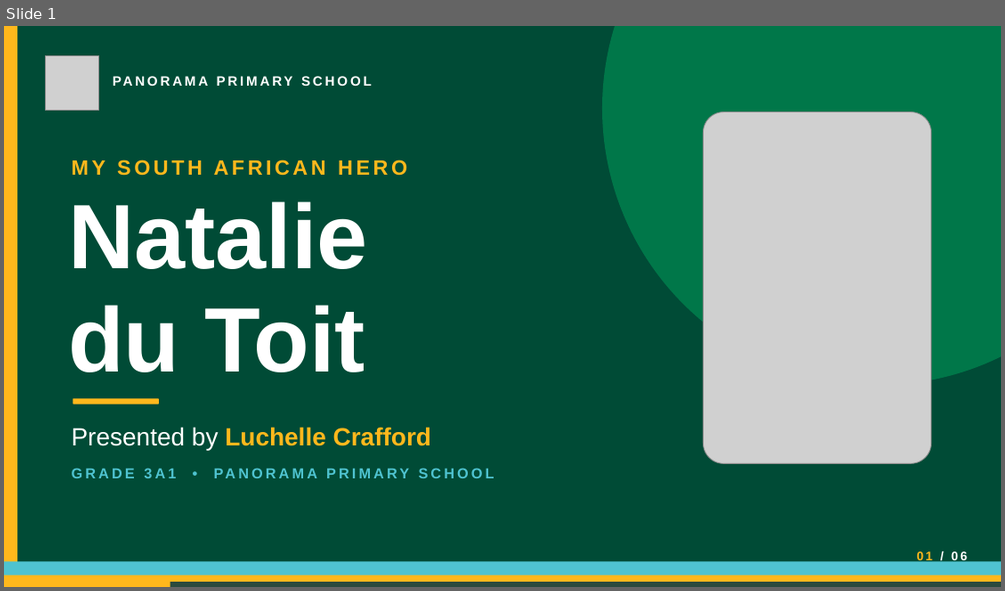
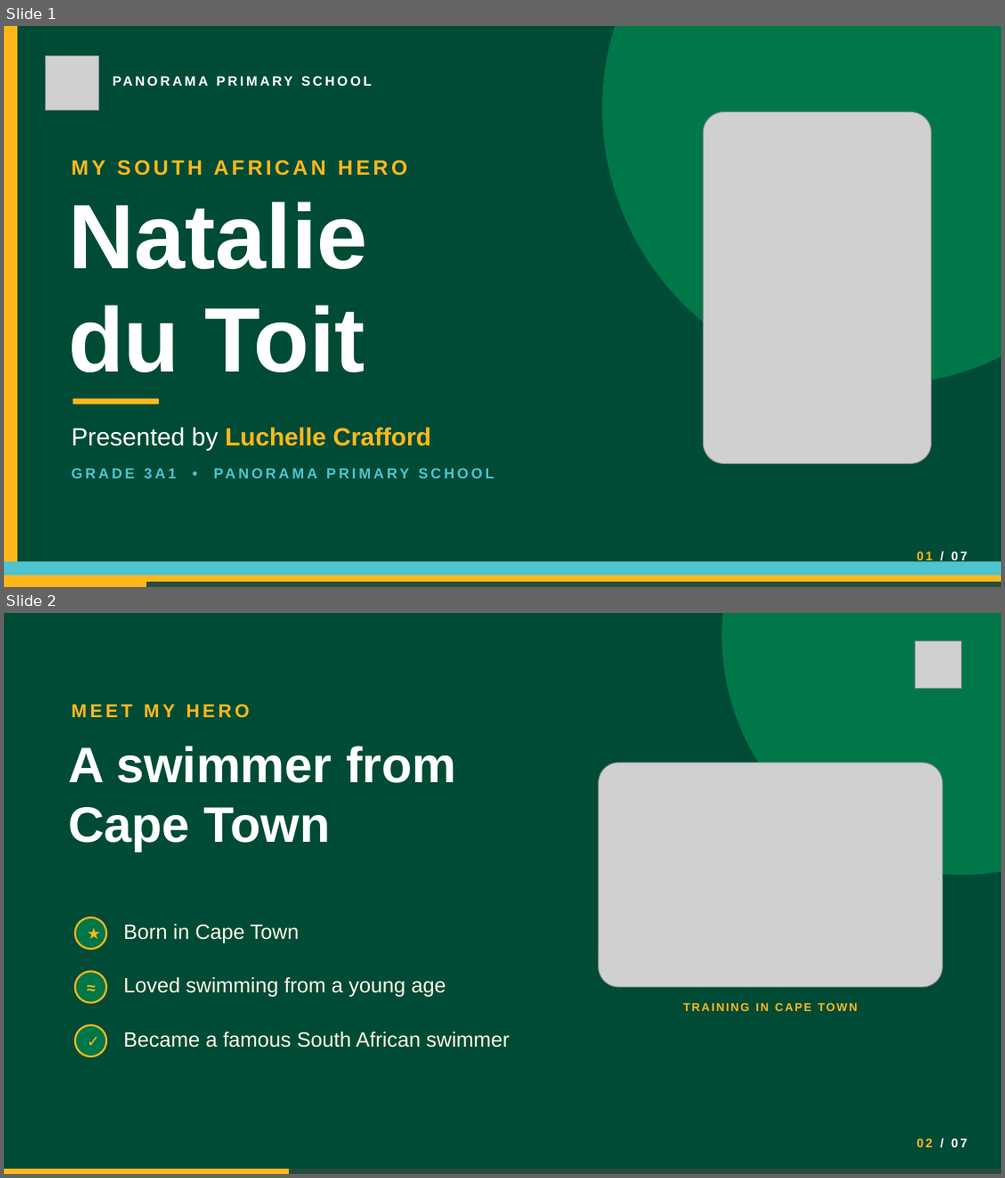
Before and after one commit to Mumoxa/Luchelle, a slide deck: downloads/Luchelle_Crafford_My_South_African_Hero.pptx. Shown one above the other, each under a label of ours: slide 1 before the commit, slides 1 and 2 after it. The pictures are 1005x591 and 1005x1178 pixels, drawn with LibreOffice and Linux fonts; fonts in the diff are those of the drawing; grey boxes stand for pictures. Boxes give left, top, right and bottom in pixels: in the first picture for what was removed or moved away, otherwise in the second. Text is boxed around its words. In the diff, an @@ line names an element or a change of style, - is before the commit and + after.

Commit message:
Restructure to 7 slides: cover is now a pure intro; new 'Meet Natalie' slide (Cape Town) carries her story

```diff
--- a/downloads/Luchelle_Crafford_My_South_African_Hero.pptx
+++ b/downloads/Luchelle_Crafford_My_South_African_Hero.pptx
@@ slide 2 added at bbox=[4, 613, 1001, 1174], background #FFFFFF @@
@@ rectangle added at bbox=[4, 613, 1001, 1174], fill #004B36 @@
@@ ellipse added at bbox=[722, 613, 1001, 875], fill #007749 @@
@@ picture added at bbox=[914, 641, 961, 688] @@
@@ text added at bbox=[72, 704, 250, 718], 18 pt, text #FFB81C, bold @@
+MEET MY HERO
@@ text added at bbox=[68, 746, 456, 851], 48 pt, text #FFFFFF, bold @@
+A swimmer from
+Cape Town
@@ picture added at bbox=[599, 763, 942, 987] @@
@@ ellipse added at bbox=[75, 917, 106, 949], fill #007749, outline #FFB81C 1.75 pt, 15 pt, text #FFB81C, bold @@
+★
@@ text added at bbox=[123, 924, 299, 943], 20 pt, text #FFF6E5 @@
+Born in Cape Town
@@ ellipse added at bbox=[75, 971, 106, 1003], fill #007749, outline #FFB81C 1.75 pt, 15 pt, text #FFB81C, bold @@
+≈
@@ text added at bbox=[123, 977, 446, 997], 20 pt, text #FFF6E5 @@
+Loved swimming from a young age
@@ text added at bbox=[683, 1003, 857, 1011], 11 pt, text #FFB81C, bold @@
+TRAINING IN CAPE TOWN
@@ ellipse added at bbox=[75, 1025, 106, 1056], fill #007749, outline #FFB81C 1.75 pt, 15 pt, text #FFB81C, bold @@
+✓
@@ text added at bbox=[123, 1031, 509, 1047], 20 pt, text #FFF6E5 @@
+Became a famous South African swimmer
@@ text added at bbox=[916, 1138, 967, 1147], 12 pt, text #FFFFFF, bold @@
+02 / 07
@@ rectangle added at bbox=[4, 1168, 1001, 1174], fill #2A4A3E @@
@@ rectangle added at bbox=[4, 1168, 289, 1174], fill #FFB81C @@
@@ slide 1 changed as well @@
@@ text at bbox=[916, 550, 967, 564]: text changed @@
-01 / 06
+01 / 07
@@ rectangle: place and size @@
-rectangle at bbox=[4, 581, 170, 587]
+rectangle at bbox=[4, 581, 146, 587]
```
Also in this commit, not shown: 5 other slides changed, 5 other files.
